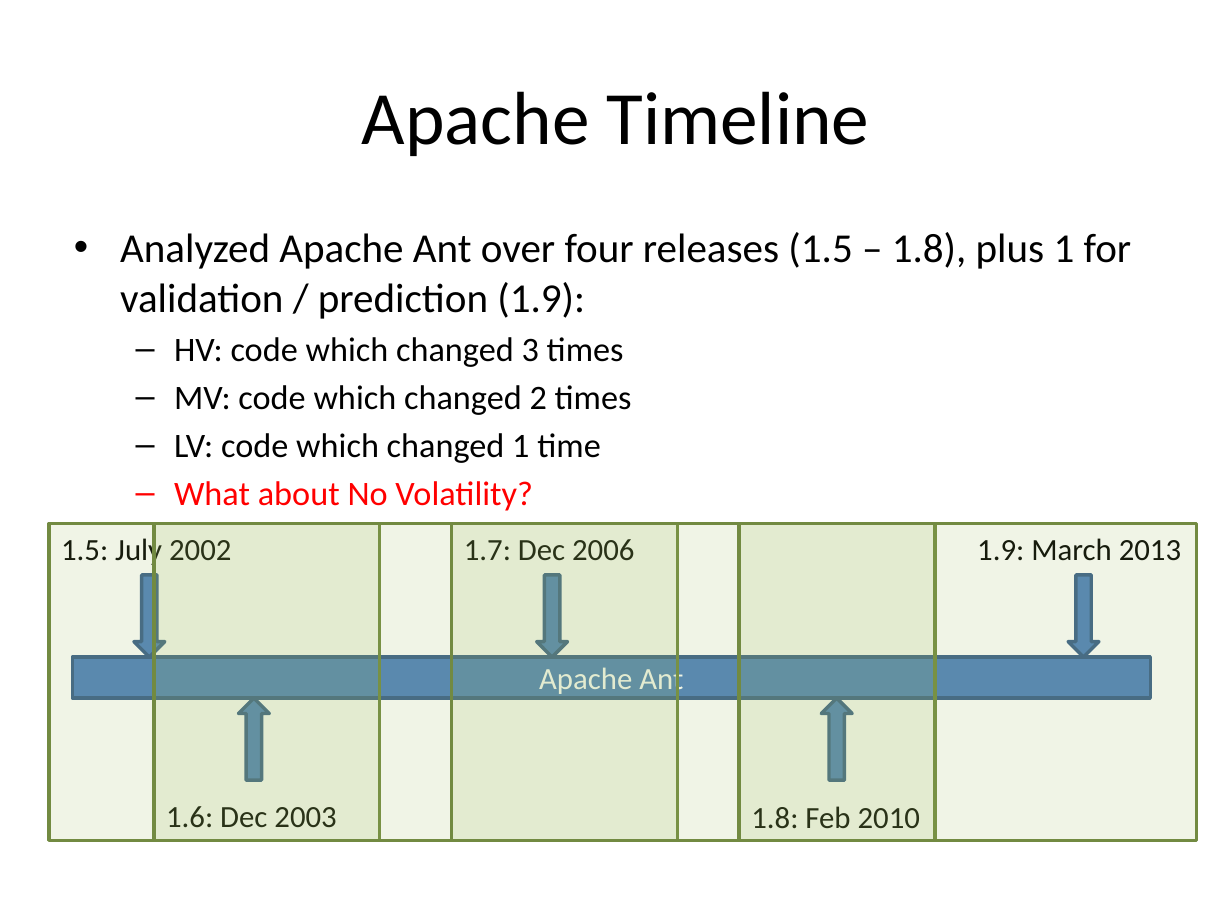
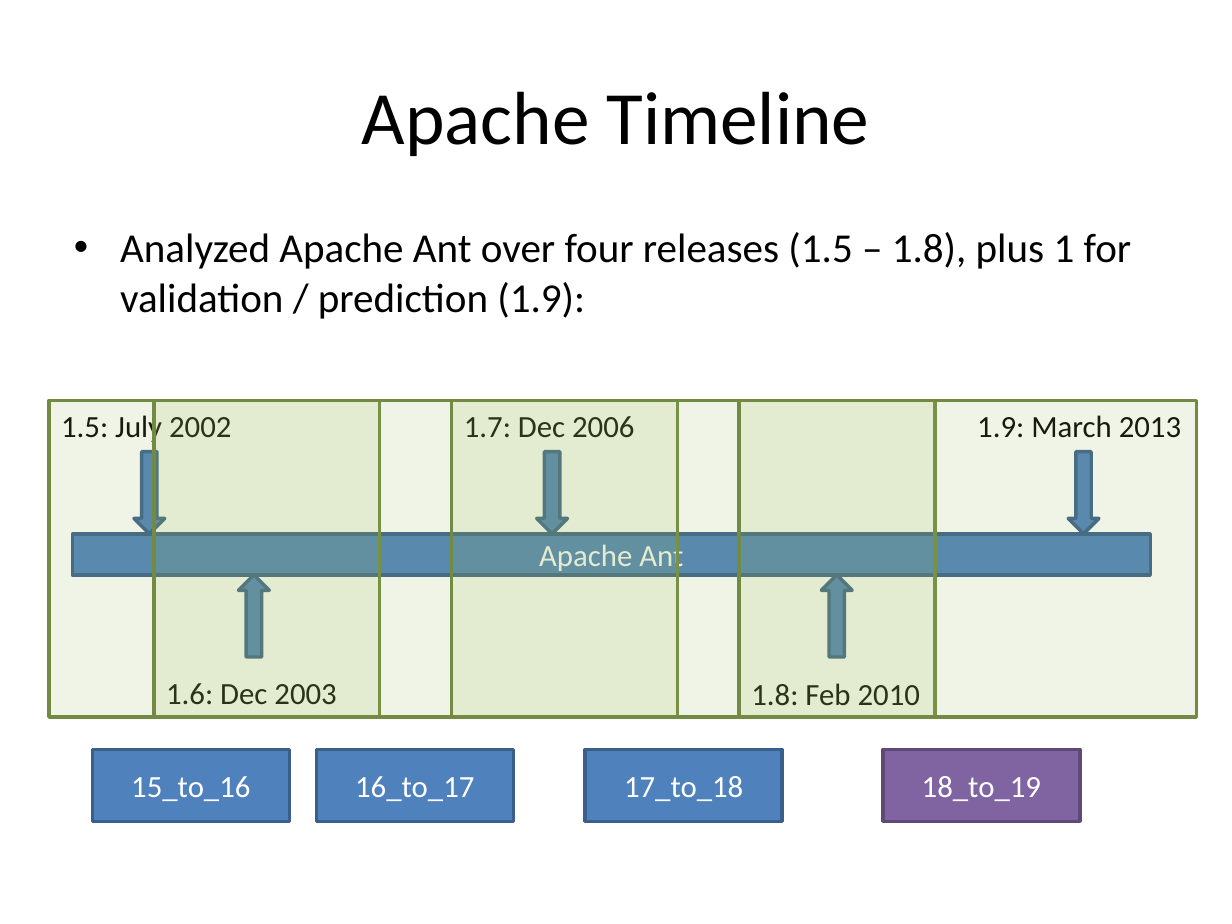
Before and after one commit to tajmilur-rahman/SOEN6611, a slide deck: slide 4 of milestones/Group_Presentation_Volatility.pptx. Drawn at 1232x924 pixels with LibreOffice and Linux fonts; fonts in the diff are those of the drawing. Boxes give left, top, right and bottom in pixels: in the first picture for what was removed or moved away, otherwise in the second. Text is boxed around its words. In the diff, an @@ line names an element or a change of style, - is before the commit and + after.

Commit message:
Added some new slides!

```diff
--- a/milestones/Group_Presentation_Volatility.pptx
+++ b/milestones/Group_Presentation_Volatility.pptx
@@ text at (174, 337, 632, 511): paragraphs removed @@
-  – HV: code which changed 3 times
-  – MV: code which changed 2 times
-  – LV: code which changed 1 time
-  – What about No Volatility?
@@ 5 rectangles, 5 texts, 5 down arrows: place and size @@
-5 rectangles, 5 texts, 5 down arrows at (49, 524, 1196, 840)
+5 rectangles, 5 texts, 5 down arrows at (49, 400, 1196, 717)
@@ rectangle added at (92, 749, 290, 821), fill #4F81BD, outline #3A5F8C 2 pt, 18 pt, text #FFFFFF @@
+15_to_16
@@ rectangle added at (317, 749, 514, 821), fill #4F81BD, outline #3A5F8C 2 pt, 18 pt, text #FFFFFF @@
+16_to_17
@@ rectangle added at (585, 749, 782, 821), fill #4F81BD, outline #3A5F8C 2 pt, 18 pt, text #FFFFFF @@
+17_to_18
@@ rectangle added at (883, 749, 1080, 821), fill #8064A2, outline #5F4A78 2 pt, 18 pt, text #FFFFFF @@
+18_to_19
```
Also in this commit, not shown: 3 other slides changed, 7 slides added, 1 slide removed.
